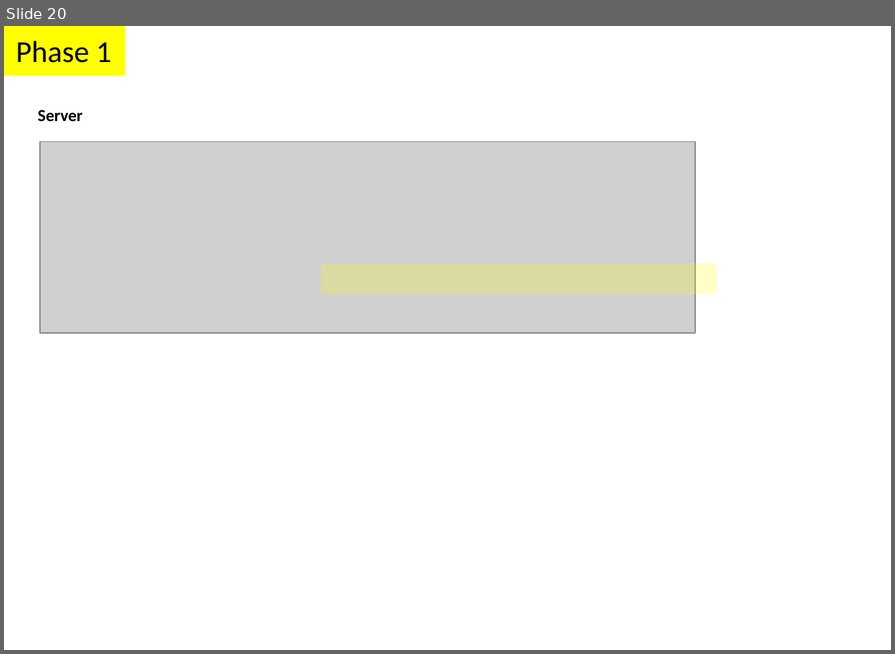
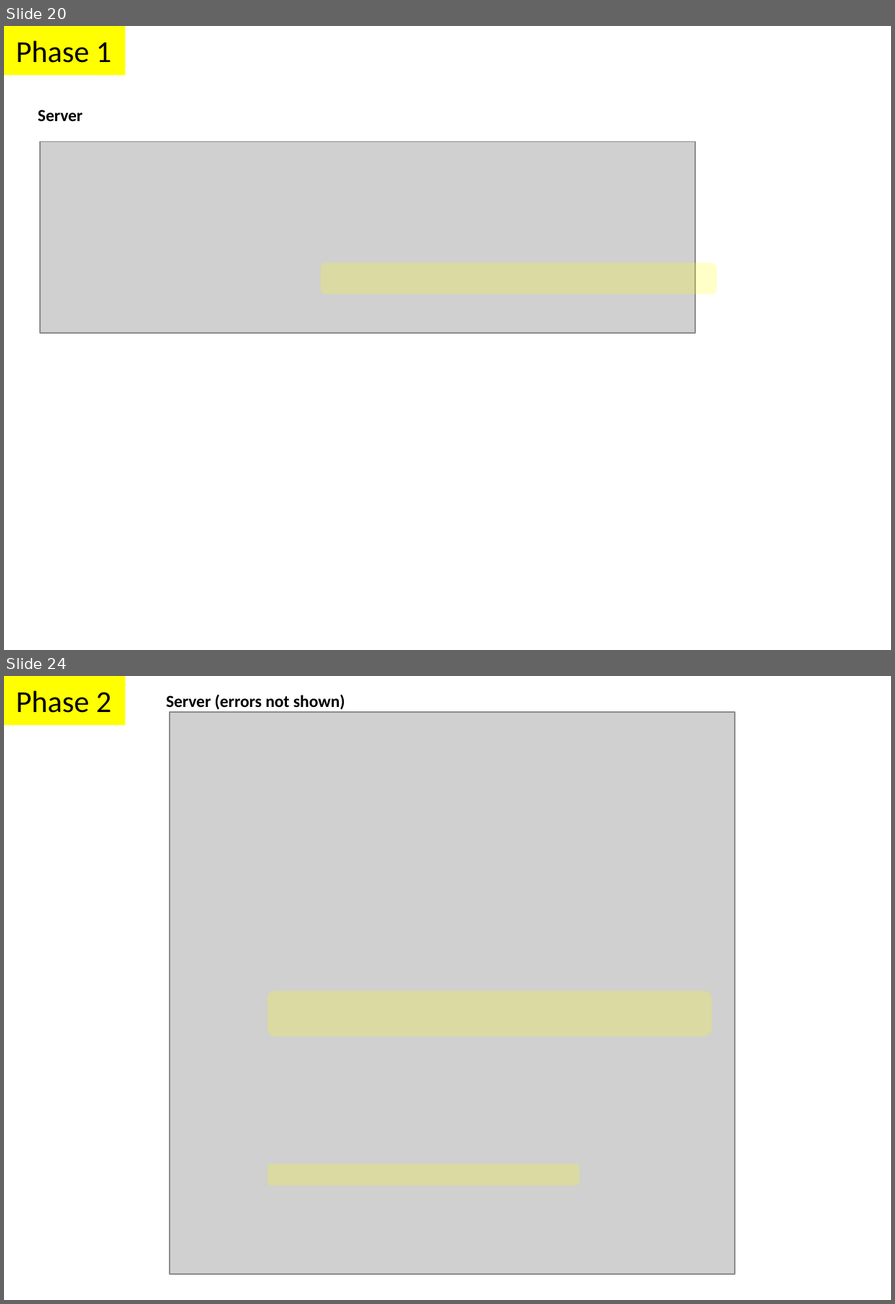
Before and after one commit to parthi2929/awesome-socket-io, a slide deck: Illustrations.pptx. Shown one above the other, each under a label of ours: slide 20 before the commit, slides 20 and 24 after it; the slides between them are not shown. The pictures are 895x654 and 895x1304 pixels, drawn with LibreOffice and Linux fonts; fonts in the diff are those of the drawing; grey boxes stand for pictures. Boxes give left, top, right and bottom in pixels: in the first picture for what was removed or moved away, otherwise in the second. Text is boxed around its words. In the diff, an @@ line names an element or a change of style, - is before the commit and + after.

```diff
--- a/Illustrations.pptx
+++ b/Illustrations.pptx
@@ slide 24 added at [4,676,891,1300], background #FFFFFF @@
@@ rectangle added at [4,676,126,725], fill #FFFF00, 18 pt, text #000000 @@
+Phase 2
@@ text added at [166,694,345,712], 10 pt, text #000000, bold @@
+Server (errors not shown)
@@ picture added at [170,713,735,1274] @@
@@ rounded rectangle added at [268,991,712,1037], fill #FFFF00 at 22% opacity @@
@@ rounded rectangle added at [268,1163,579,1185], fill #FFFF00 at 22% opacity @@
```
Also in this commit, not shown: 5 other slides added, 10 other files.
